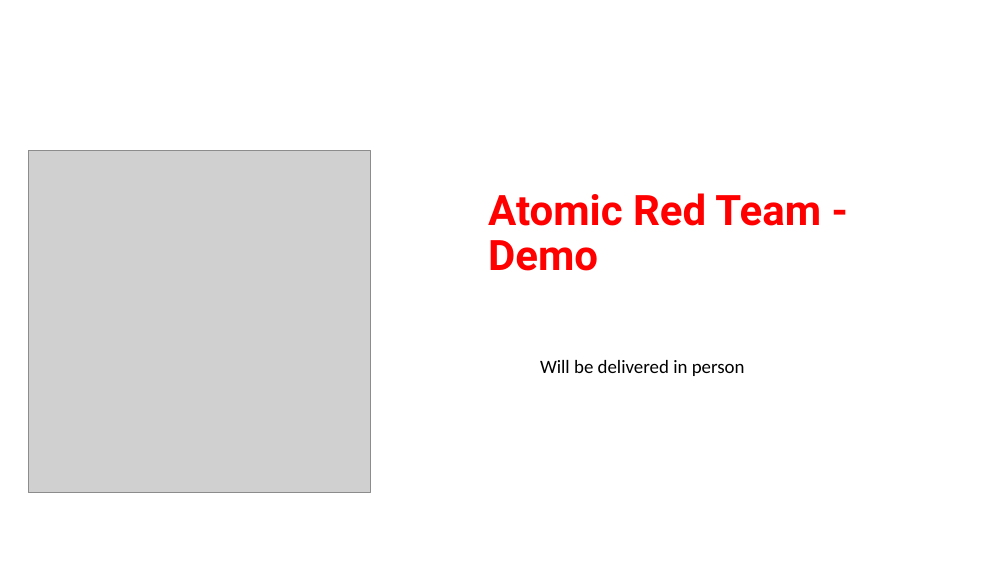
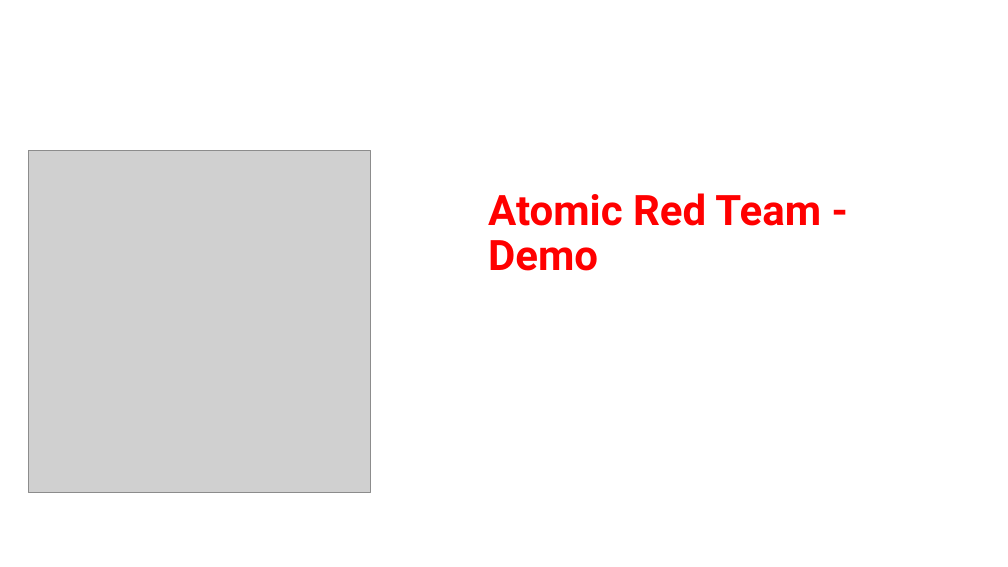
Before and after one commit to tarunsaiks/Cyber-Notes-Repo, a slide deck: slide 23 of Atomic_Red_Team/Slides.pptx. Drawn at 1008x567 pixels with LibreOffice and Linux fonts; fonts in the diff are those of the drawing; grey boxes stand for pictures. Boxes give left, top, right and bottom in pixels: in the first picture for what was removed or moved away, otherwise in the second. Text is boxed around its words. In the diff, an @@ line names an element or a change of style, - is before the commit and + after.

```diff
--- a/Atomic_Red_Team/Slides.pptx
+++ b/Atomic_Red_Team/Slides.pptx
@@ text removed at [540,360,745,376] @@
-Will be delivered in person
```
Also in this commit, not shown: 1 other slide changed.
